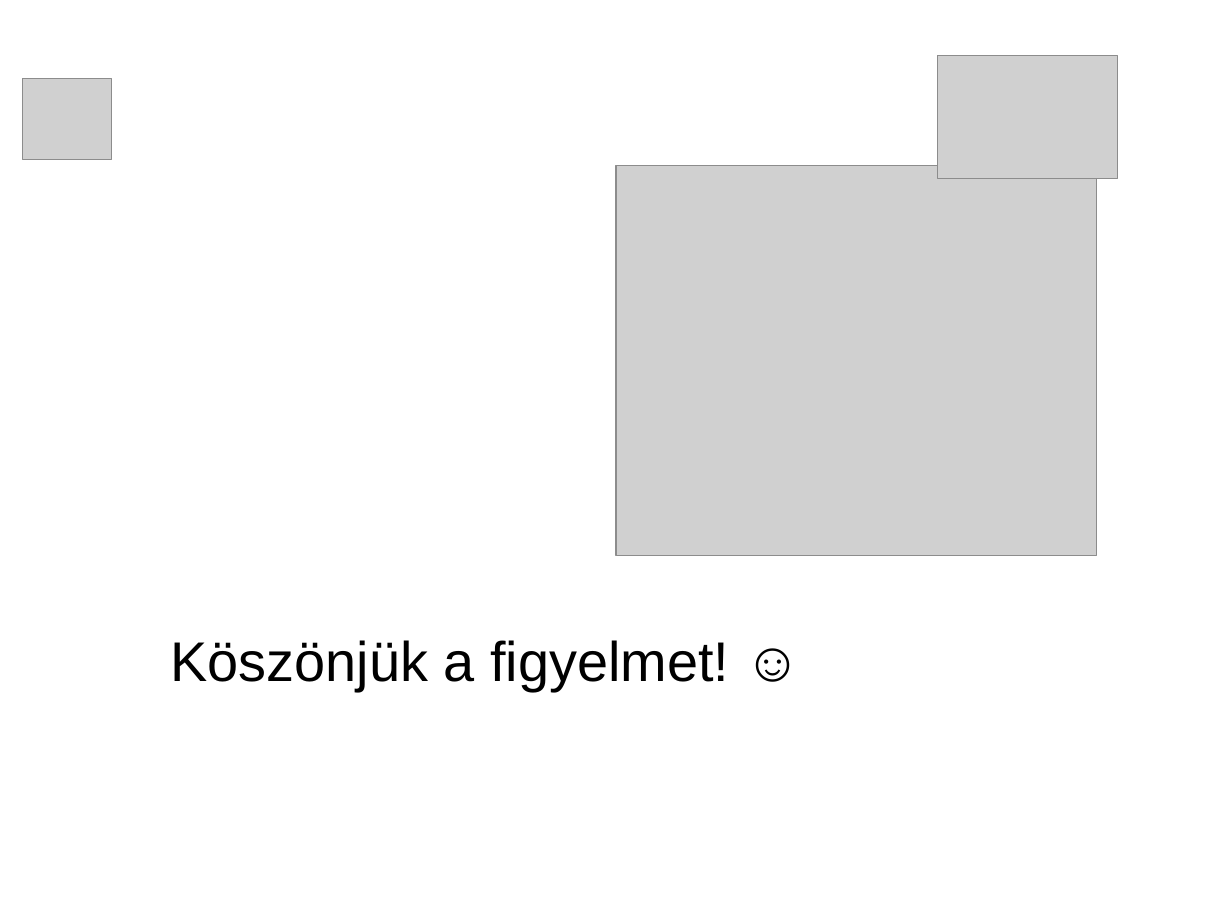
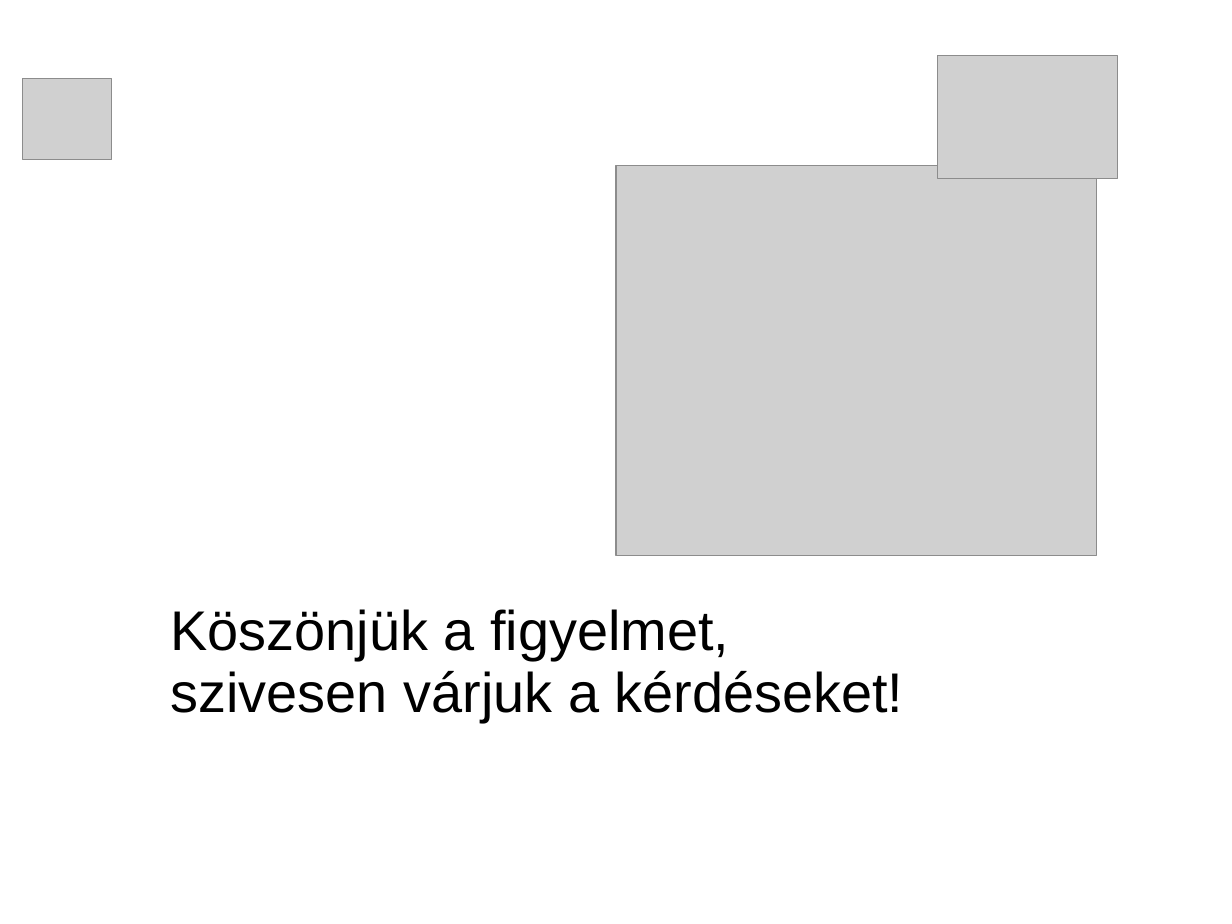
Before and after one commit to necrology27/babybook, a slide deck: slide 10 of prezentation/1. LeadingSoft_projekt.ppt (slide 9 before the commit). Drawn at 1232x924 pixels with LibreOffice and Linux fonts; fonts in the diff are those of the drawing; grey boxes stand for pictures; background and template pictures are left out. Boxes give left, top, right and bottom in pixels: in the first picture for what was removed or moved away, otherwise in the second. Text is boxed around its words. In the diff, an @@ line names an element or a change of style, - is before the commit and + after.

```diff
--- a/prezentation/1. LeadingSoft_projekt.ppt
+++ b/prezentation/1. LeadingSoft_projekt.ppt
@@ text at bbox=[171, 609, 904, 722]: text changed @@
-Köszönjük a figyelmet! ☺
+Köszönjük a figyelmet, szivesen várjuk a kérdéseket!
```
Also in this commit, not shown: 2 other slides changed, 1 slide added, 6 other files.
